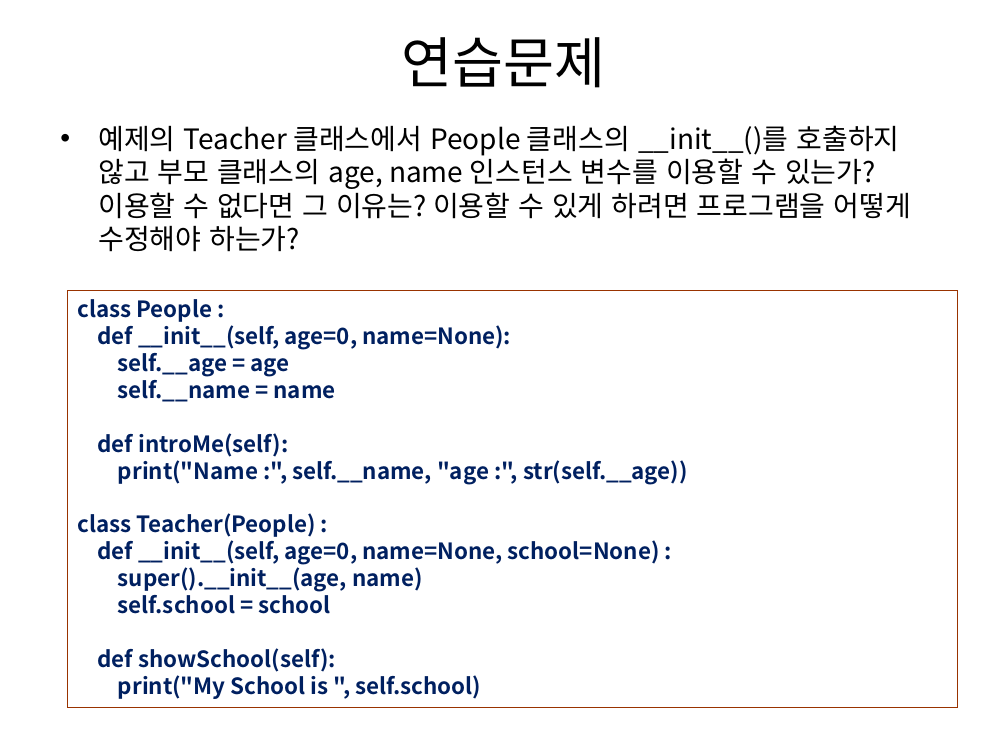
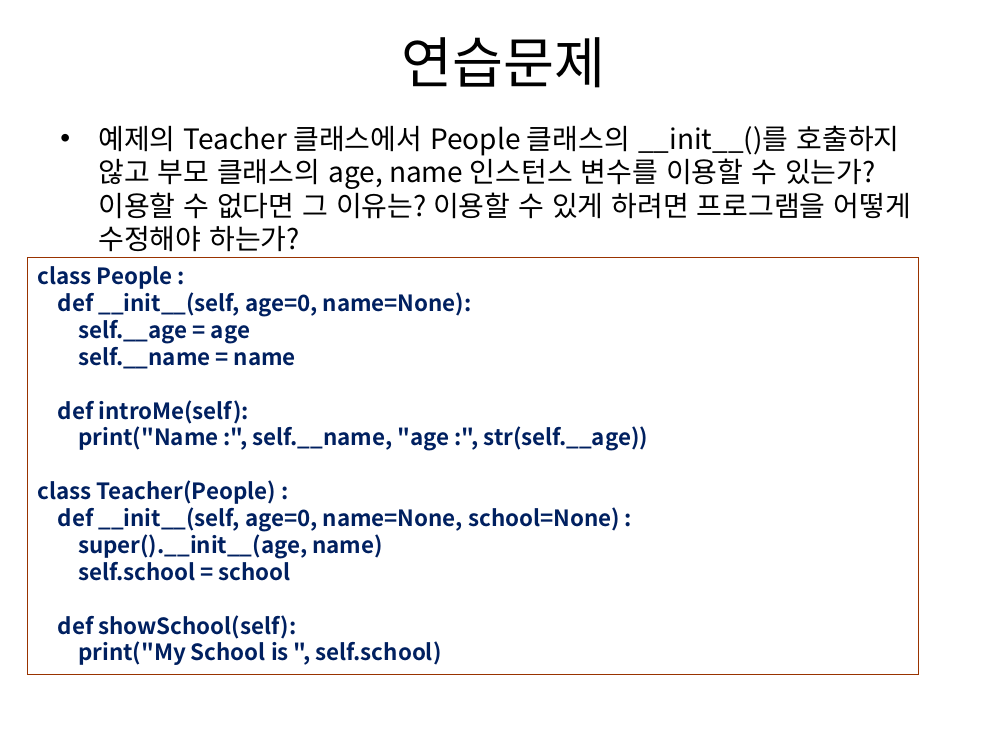
Before and after one commit to KHEN-ROE/Python, a slide deck: slide 27 of 수업자료/파이썬 5.pptx. Drawn at 1008x756 pixels with LibreOffice and Linux fonts; fonts in the diff are those of the drawing. Boxes give left, top, right and bottom in pixels: in the first picture for what was removed or moved away, otherwise in the second. Text is boxed around its words. In the diff, an @@ line names an element or a change of style, - is before the commit and + after.

```diff
--- a/수업자료/파이썬 5.pptx
+++ b/수업자료/파이썬 5.pptx
@@ rectangle "class People :": place and size @@
-rectangle "class People :" at box(68, 290, 958, 708)
+rectangle "class People :" at box(28, 257, 918, 674)
```
Also in this commit, not shown: 8 other slides changed, 10 other files.
